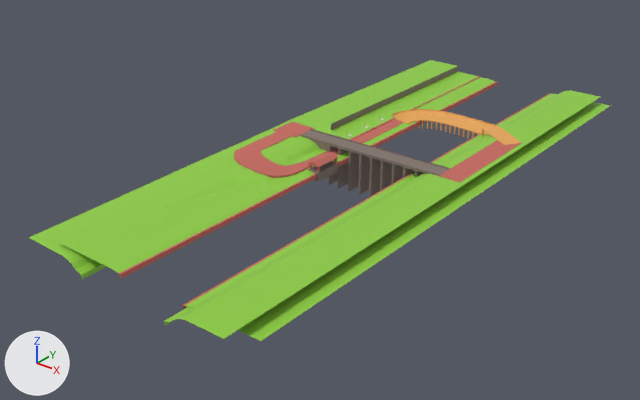
An edit to the glTF model public/assets/models/maps/FDL Circuit/geo.glb, drawn before and after from the same camera.
Rendered twice from a 50 mm camera at (677.0, -1001.0, 491.0) aimed at (-18.0, -133.0, -48.0). Arrows for +X, +Y and +Z are at lower left; the lights stay in place. The first picture is the older version. Where no turn or scale is listed for an object, it has been applied to the vertices. Vertices at exactly the same position are counted once.

The older version as bpy lines, for what is in view:
```python
me_cube_009 = bpy.data.meshes.new('Cube.009')
me_cube_009.from_pydata(...)  # 20 vertices, 18 faces; spans x -10.1..0.6, y -15.0..1.0, z -1.0..4.1
me_cube_009.materials.append(mat_grass_002)
me_cube_010 = bpy.data.meshes.new('Cube.010')
me_cube_010.from_pydata(...)  # 148 vertices, 252 faces; spans x -1.0..1.0, y -1.0..17.0, z -1.0..1.0
me_cube_010.materials.append(mat_brickred_001)  # red #c56a61
me_cube_011 = bpy.data.meshes.new('Cube.011')
me_cube_011.from_pydata(...)  # 504 vertices, 792 faces; spans x -83.3..65.2, y -110.0..-45.6, z -13.9..7.7
me_cube_011.materials.append(mat_wood)  # orange #e7a75d
ob_cube_003 = bpy.data.objects.new('Cube.003', me_cube_010)
ob_cube_003.location = (154.0, -72.0, 15.0)
ob_cube_003.scale = (16.0, 9.54, 0.25)
ob_cube_004 = bpy.data.objects.new('Cube.004', me_cube_011)
ob_cube_004.location = (36.0, 189.0, 3.0)
ob_hill_2 = bpy.data.objects.new('Hill 2', me_cube_009)
ob_hill_2.location = (100.0, -466.0, -2.0)
ob_hill_2.rotation_euler = (0.0, 0.0, 3.142)  # degrees (0, 0, 180)
ob_hill_2.scale = (7.72, 54.4, 4.0)
# also in view: 'Hill' at (-97.0, -279.0, -3.0); 'Offroad1' at (41.0, -70.0, 3.0); 'Wall' at (-96.0, 147.0, 8.0); 'Road Bridge' at (49.0, -68.0, -16.0); 'Borders' at (24.0, -70.0, -1.0)
```
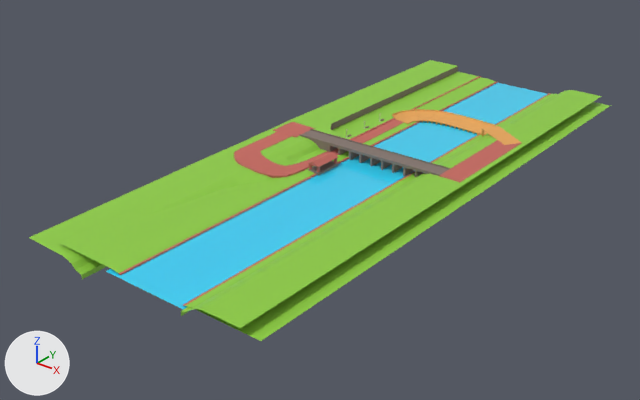
Boxes (x1, y1, x2, y2) around the edits, measured in the pictures (640 x 400 px):
'River', added (cyan): after (106, 83, 547, 312)
'Hill 2', reshaped, moved, rescaled: before (164, 90, 600, 339); after (181, 90, 601, 328)

Diff of the bpy script that builds the scene:
```diff
--- a/public/assets/models/maps/FDL Circuit/geo.glb.py
+++ b/public/assets/models/maps/FDL Circuit/geo.glb.py
@@ mat_material_001 @@
+mat_material_001 = principled_material('Material.001')
+mat_material_001.base_color = (0.0343, 0.644, 0.939)  # cyan #34d2f8
+mat_material_001.roughness = 0.0
@@ me_cube_009 @@
 # used by ob_hill_2; location = (100.0, -466.0, -2.0); rotation_euler = (0.0, 0.0, 3.142), in degrees (0, 0, 180); scale = (7.72, 54.4, 4.0)
-me_cube_009.from_pydata(...)  # 20 vertices, 18 faces; spans x -10.1..0.6, y -15.0..1.0, z -1.0..4.1
+me_cube_009.from_pydata(...)  # 20 vertices, 18 faces; spans x -10.1..0.6, y -1.0..1.0, z -1.0..4.1
+# me_cube_009 part 1
+# 10 vertices are removed from x -10.1..0.6, y -15.0, z -1.0..4.1
+# 18 faces are deleted
+# 10 new vertices lie (0.0, -2.0, 0.0) away from vertices in x -10.1..0.6, y 1.0, z -1.0..4.1
+# 18 new faces join them
 me_cube_009.materials.append(mat_grass_002)
@@ me_plane @@
+me_plane.from_pydata([(-64.0, -70.0, 0.0), (64.0, -70.0, 0.0), (-64.0, 70.0, 0.0), (64.0, 70.0, 0.0), (-64.0, -211.0, 0.0), (64.0, -211.0, 0.0), (-64.0, -352.0, 0.0), (64.0, -352.0, 0.0), (-64.0, -493.0, 0.0), (64.0, -493.0, 0.0), (-64.0, -633.0, 0.0), (64.0, -633.0, 0.0), (-64.0, -774.0, 0.0), (64.0, -774.0, 0.0)], [], [(0, 1, 3), (0, 3, 2), (4, 5, 1), (4, 1, 0), (6, 7, 5), (6, 5, 4), (8, 9, 7), (8, 7, 6), (10, 11, 9), (10, 9, 8), (12, 13, 11), (12, 11, 10)])
+me_plane.materials.append(mat_material_001)  # cyan #34d2f8
@@ ob_hill_2 @@
 ob_hill_2 = bpy.data.objects.new('Hill 2', me_cube_009)
-ob_hill_2.location = (100.0, -466.0, -2.0)
+ob_hill_2.location = (100.0, -73.0, -2.0)
 ob_hill_2.rotation_euler = (0.0, 0.0, 3.142)  # degrees (0, 0, 180)
-ob_hill_2.scale = (7.72, 54.4, 4.0)
+ob_hill_2.scale = (7.72, 426.0, 4.0)
@@ ob_river @@
+ob_river = bpy.data.objects.new('River', me_plane)
+ob_river.location = (37.0, 280.0, -1.0)
```
